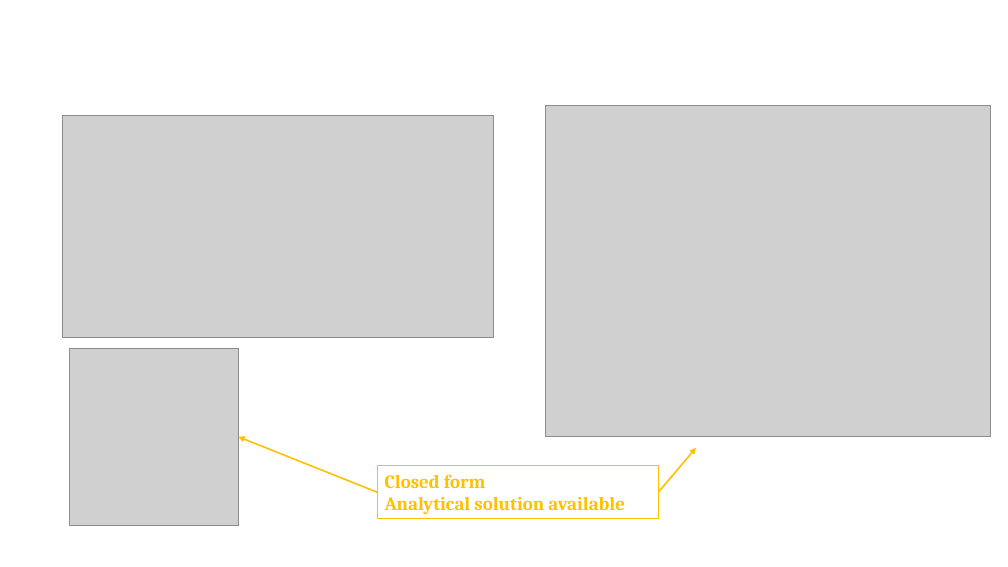
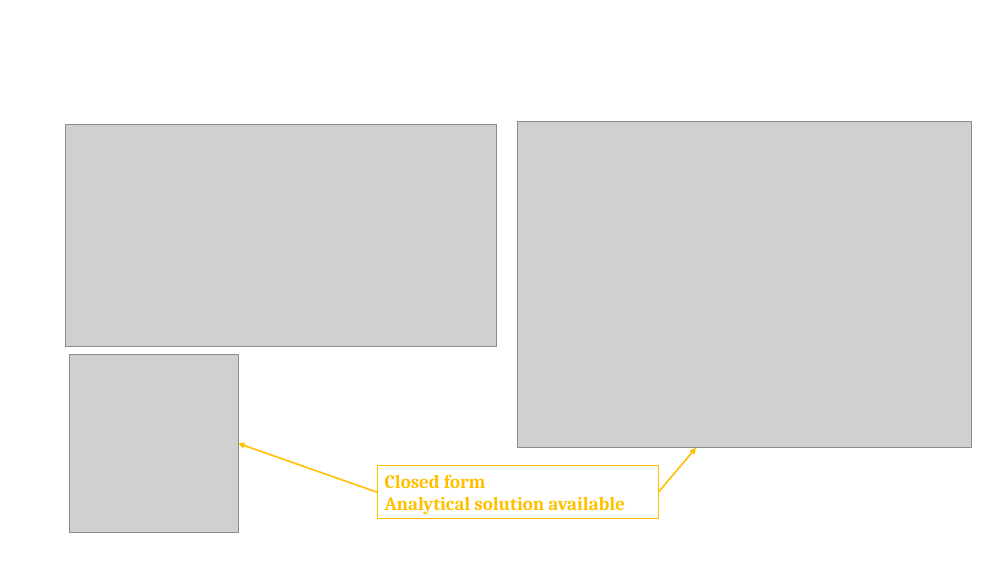
Before and after one commit to hanmacrad2/epidemic_modelling, a slide deck: slide 7 of Mathematical_Models/cdt_presentation_thurs_july_8th.pptx (slide 6 before the commit). Drawn at 1008x567 pixels with LibreOffice and Linux fonts; fonts in the diff are those of the drawing; grey boxes stand for pictures. Boxes give left, top, right and bottom in pixels: in the first picture for what was removed or moved away, otherwise in the second. Text is boxed around its words. In the diff, an @@ line names an element or a change of style, - is before the commit and + after.

```diff
--- a/Mathematical_Models/cdt_presentation_thurs_july_8th.pptx
+++ b/Mathematical_Models/cdt_presentation_thurs_july_8th.pptx
@@ picture moved from (x1=62, y1=116, x2=493, y2=338) to (x1=65, y1=124, x2=496, y2=346) @@
@@ picture resized from (x1=545, y1=106, x2=991, y2=437) to (x1=518, y1=122, x2=972, y2=448) @@
@@ picture moved from (x1=70, y1=348, x2=239, y2=526) to (x1=70, y1=355, x2=239, y2=532) @@
@@ arrow moved from (377, 492) - (238, 437) to (377, 492) - (238, 444) @@
```
Also in this commit, not shown: 7 other slides changed, 3 slides added, 2 slides removed, 3 other files.
